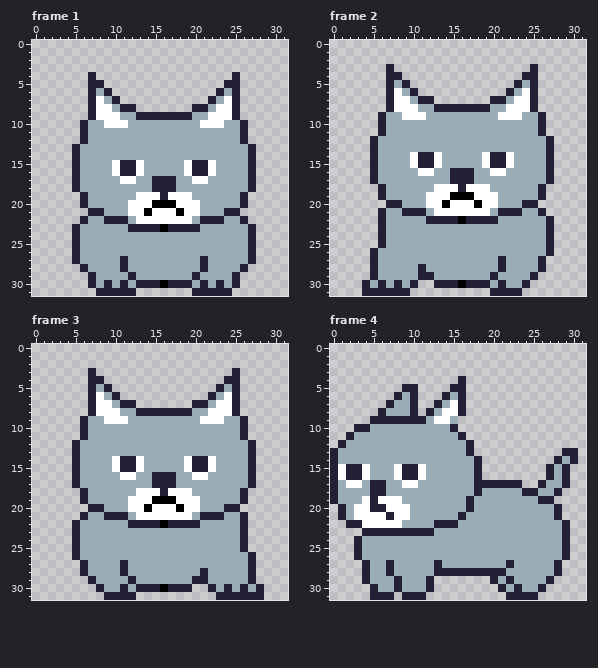
Pixel-art file -- game-core/assets/enemies/_bk/_etc/munchkin.ase. Above, as it was before the edit.
32x32 pixels, 12 frames. Shown: frame 1, frame 2, frame 3, frame 4. The commit also changed other frames, which this record leaves out.
New version:
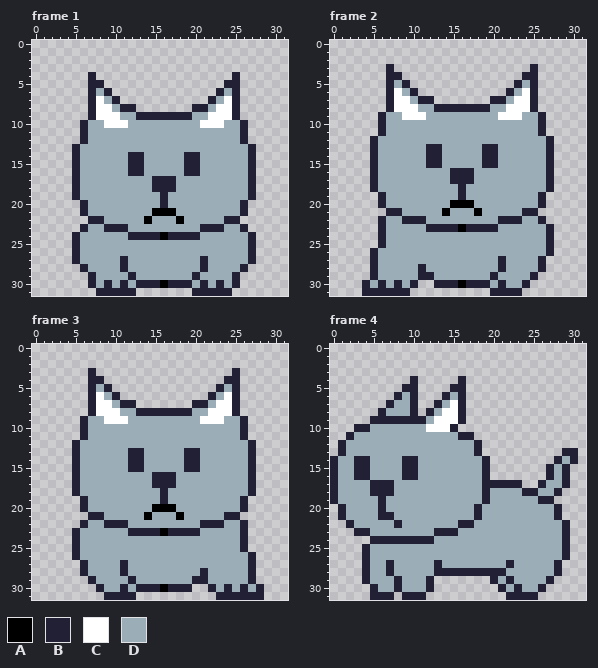
Palette (. is transparent): A #000000  B #222034  C #ffffff  D #9badb7
Edits made:
Changed rows in their new state; - is an unchanged pixel.
Frame 1:
first column x 5:
14 -------BB-----BB-------
15 -----DD-B-----B-DD-----
16 -----DD-B-----B-DD-----
17 ------DD-------DD------
19 BD------DDD-DDD------DB
20 -------DDDDBDDDD-------
21 -BDD---DDDAAADDD---DDB-
22 -.BBDDD-DADDDAD-DDDBB.-
23 .B--BBBDDDDDDDDDBBB--B.
24 -------BBBBABBBB-------
Frame 2:
first column x 5:
13 -------BB-----BB-------
14 -----DD-B-----B-DD-----
15 -----DD-B-----B-DD-----
16 ------DD-------DD------
18 BD------DDD-DDD------DB
19 -------DDDDBDDDD-------
20 -BDD---DDDAAADDD---DDB-
21 -.BBDDD-DADDDAD-DDDBB.-
22 ----BBBDDDDDDDDDBBB--B.
23 -------BBBBABBBB-------
Frame 3:
first column x 5:
13 -------BB-----BB-------
14 -----DD-B-----B-DD-----
15 -----DD-B-----B-DD-----
16 ------DD-------DD------
18 BD------DDD-DDD------DB
19 -------DDDDBDDDD-------
20 -BDD---DDDAAADDD---DDB-
21 -.BBDDD-DADDDAD-DDDBB.-
22 .B--BBBDDDDDDDDDBBB----
23 -------BBBBABBBB-------
Frame 4:
first column x 10:
 4 B
first column x 0:
 9 ---------------CB---
10 ------------CCC-----
11 -----------------B--
12 -----------------DB-
13 .B---------------DB-
14 ---BB----BB-------DB
15 -DD-B---D--D------DB
16 -DD-B---D--D------DB
17 --DD---B-DD-------D-
18 -------B----------DB
19 ----DDBDD--------D-B
20 ---DDD-DDD-------DB-
21 ---DDDB-DD------D-B-
22 ---DDDDDB----DDDBB--
23 ---B-DDDDDDDDBBB----
24 ---..BBBBBBBB-------
25 ---.B---------------
26 ---.B---------------
Pixel boxes of the changes (left, top, right, bottom) in both pictures:
changed: (72, 152, 256, 240)
changed: (370, 144, 554, 232)
changed: (72, 448, 256, 536)
added: (410, 376, 418, 384)
changed: (330, 416, 490, 560)
